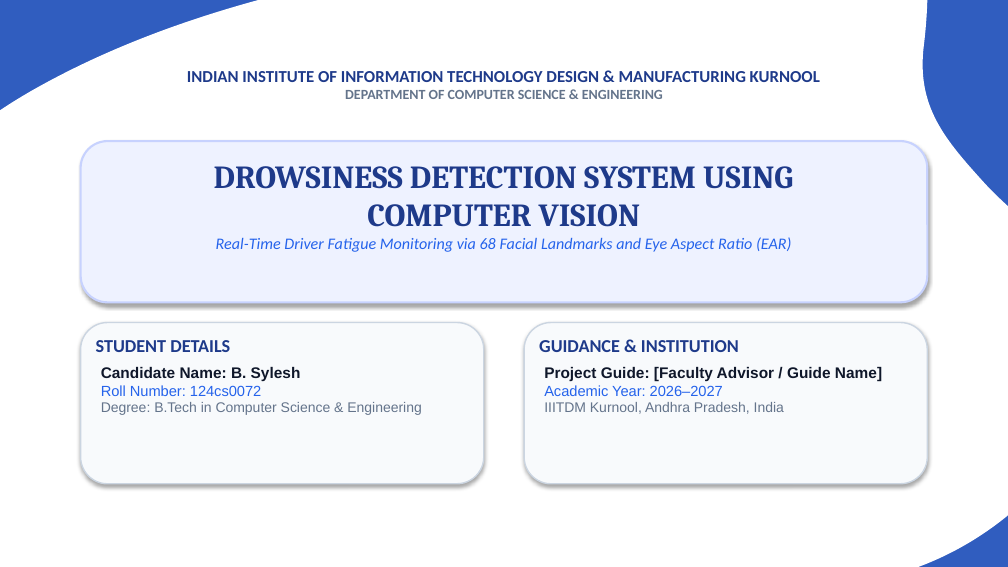
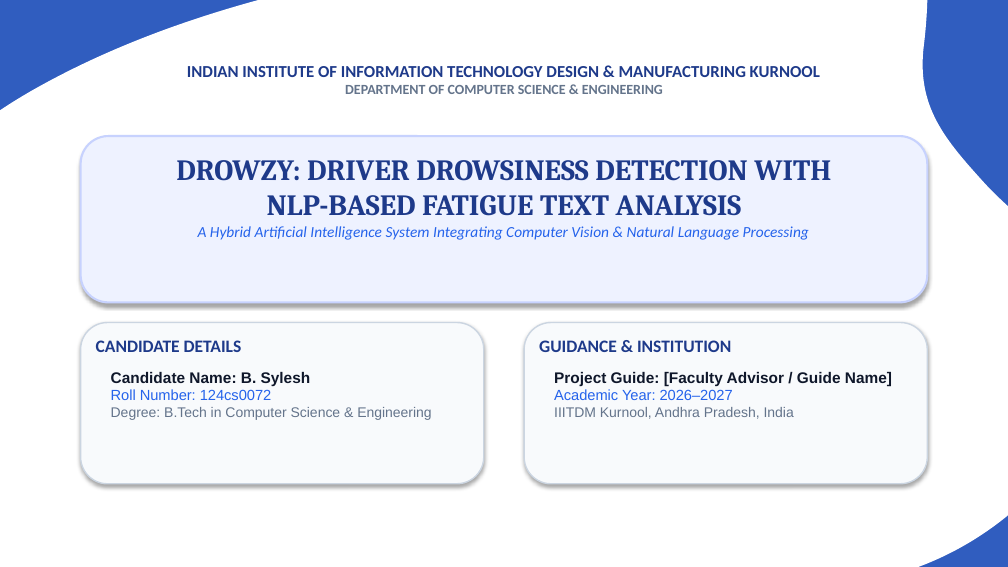
Before and after one commit to iotaaw/Drozy, a slide deck: slide 1 of Drowsiness_Detection_Presentation.pptx. Drawn at 1008x567 pixels with LibreOffice and Linux fonts; fonts in the diff are those of the drawing. Boxes give left, top, right and bottom in pixels: in the first picture for what was removed or moved away, otherwise in the second. Text is boxed around its words. In the diff, an @@ line names an element or a change of style, - is before the commit and + after.

Commit message:
Add Drowzy NLP driver safety project

```diff
--- a/Drowsiness_Detection_Presentation.pptx
+++ b/Drowsiness_Detection_Presentation.pptx
@@ text "INDIAN INSTITUTE OF INFORMATION TECHNOLOGY ...": place and size @@
-text "INDIAN INSTITUTE OF INFORMATION TECHNOLOGY ..." at <box>187,71,820,99</box>
+text "INDIAN INSTITUTE OF INFORMATION TECHNOLOGY ..." at <box>187,66,820,94</box>
@@ rounded rectangle: place and size @@
-rounded rectangle at <box>81,141,927,302</box>
+rounded rectangle at <box>81,136,927,302</box>
@@ text at <box>176,160,831,240</box>: text changed; size 11.5 to 11 pt @@
-DROWSINESS DETECTION SYSTEM USING
-COMPUTER VISION
-Real-Time Driver Fatigue Monitoring via 68 Facial Landmarks and Eye Aspect Ratio (EAR)
+DROWZY: DRIVER DROWSINESS DETECTION WITH
+NLP-BASED FATIGUE TEXT ANALYSIS
+A Hybrid Artificial Intelligence System Integrating Computer Vision & Natural Language Processing
@@ text at <box>96,340,242,352</box>: text changed; size 13 to 12.5 pt @@
-STUDENT DETAILS
+CANDIDATE DETAILS
@@ text "GUIDANCE & INSTITUTION" at <box>539,340,731,352</box>: size 13 to 12.5 pt @@
@@ text "Candidate Name: B. Sylesh": place and size @@
-text "Candidate Name: B. Sylesh" at <box>101,367,421,415</box>
+text "Candidate Name: B. Sylesh" at <box>111,372,431,420</box>
@@ text "Project Guide: [Faculty Advisor / ...": place and size @@
-text "Project Guide: [Faculty Advisor / ..." at <box>544,367,882,414</box>
+text "Project Guide: [Faculty Advisor / ..." at <box>554,372,892,419</box>
```
Also in this commit, not shown: 9 other slides changed, 13 slides added, 8 slides removed, 23 other files.
